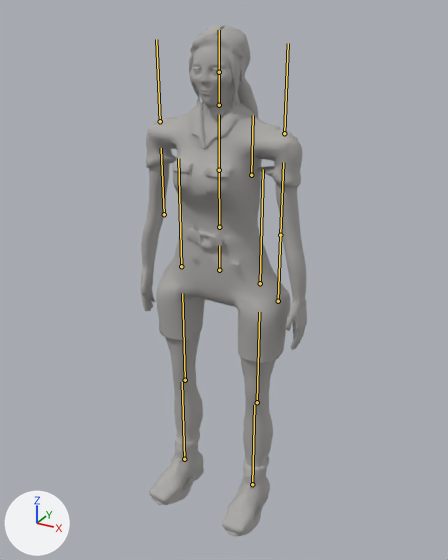
One commit to the glTF model models/keeper/female/keeper_female.glb: the scene before it, then after it.
The view is the same before and after, from a 50 mm lens placed at (0.997, -1.782, 1.757), pointed at (0.01, 0.013, 0.86). Arrows for +X, +Y and +Z are at lower left; the lights stay in place. The older version comes first. Both versions are drawn at the pose saved in each file; the numbers are the values there. The bones that change, and the others that lie on the model, are drawn over the model as lines.
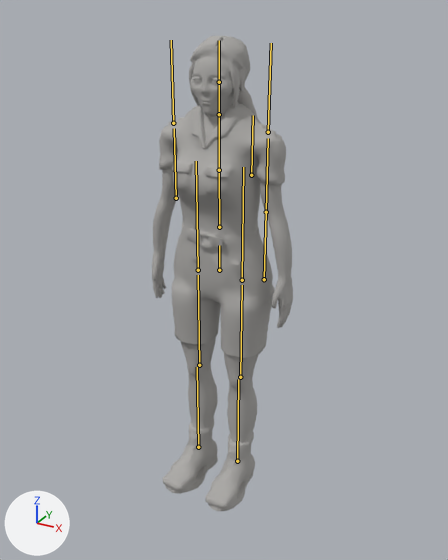
Location of each change, (x1, y1, x2, y2) in pixels of the pictures (448 x 560 px):
'Mesh_0', posed (15% narrower, 7% shorter): before (141, 25, 307, 536); after (152, 36, 293, 511)
bone 'neck', root to tip: before (219, 105) to (219, 72); after (219, 114) to (219, 82)
bone 'armUL', root to tip: before (284, 133) to (288, 43); after (268, 132) to (271, 43)
bone 'armLL', root to tip: before (280, 235) to (283, 162); after (266, 212) to (268, 138)
bone 'armUR', root to tip: before (160, 121) to (156, 39); after (173, 123) to (171, 40)
bone 'armLR', root to tip: before (164, 214) to (161, 148); after (176, 198) to (174, 128)
bone 'legUL', root to tip: before (260, 283) to (263, 169); after (242, 280) to (243, 167)
bone 'legLL', root to tip: before (257, 402) to (259, 312); after (240, 377) to (242, 285)
bone 'legUR', root to tip: before (181, 266) to (178, 158); after (198, 270) to (196, 161)
bone 'legLR', root to tip: before (185, 380) to (182, 293); after (199, 365) to (198, 275)

What changed in the scene script:
```text
Change bone_neck:
    where bone_neck = bpy.data.objects['keeper_female_rig'].pose.bones['neck']  # child of 'chest'
    bone_neck.location: (0.0, 0.03, 0.0) -> (0.0, 0.0, 0.0)
Change bone_armul:
    where bone_armul = bpy.data.objects['keeper_female_rig'].pose.bones['armUL']  # child of 'chest'
    bone_armul.location: (0.055, 0.0, 0.0) -> (0.0, 0.0, 0.0)
Change bone_armll:
    where bone_armll = bpy.data.objects['keeper_female_rig'].pose.bones['armLL']  # child of 'armUL'
    bone_armll.location: (0.0, -0.07, 0.0) -> (0.0, 0.0, 0.0)
Change bone_armur:
    where bone_armur = bpy.data.objects['keeper_female_rig'].pose.bones['armUR']  # child of 'chest'
    bone_armur.location: (-0.055, 0.0, 0.0) -> (0.0, 0.0, 0.0)
Change bone_armlr:
    where bone_armlr = bpy.data.objects['keeper_female_rig'].pose.bones['armLR']  # child of 'armUR'
    bone_armlr.location: (0.0, -0.07, 0.0) -> (0.0, 0.0, 0.0)
Change bone_legul:
    where bone_legul = bpy.data.objects['keeper_female_rig'].pose.bones['legUL']  # child of 'hips'
    bone_legul.location: (0.07, 0.0, 0.0) -> (0.0, 0.0, 0.0)
Change bone_legll:
    where bone_legll = bpy.data.objects['keeper_female_rig'].pose.bones['legLL']  # child of 'legUL'
    bone_legll.location: (0.0, -0.09, 0.0) -> (0.0, 0.0, 0.0)
Change bone_legur:
    where bone_legur = bpy.data.objects['keeper_female_rig'].pose.bones['legUR']  # child of 'hips'
    bone_legur.location: (-0.07, 0.0, 0.0) -> (0.0, 0.0, 0.0)
Change bone_leglr:
    where bone_leglr = bpy.data.objects['keeper_female_rig'].pose.bones['legLR']  # child of 'legUR'
    bone_leglr.location: (0.0, -0.09, 0.0) -> (0.0, 0.0, 0.0)
```
